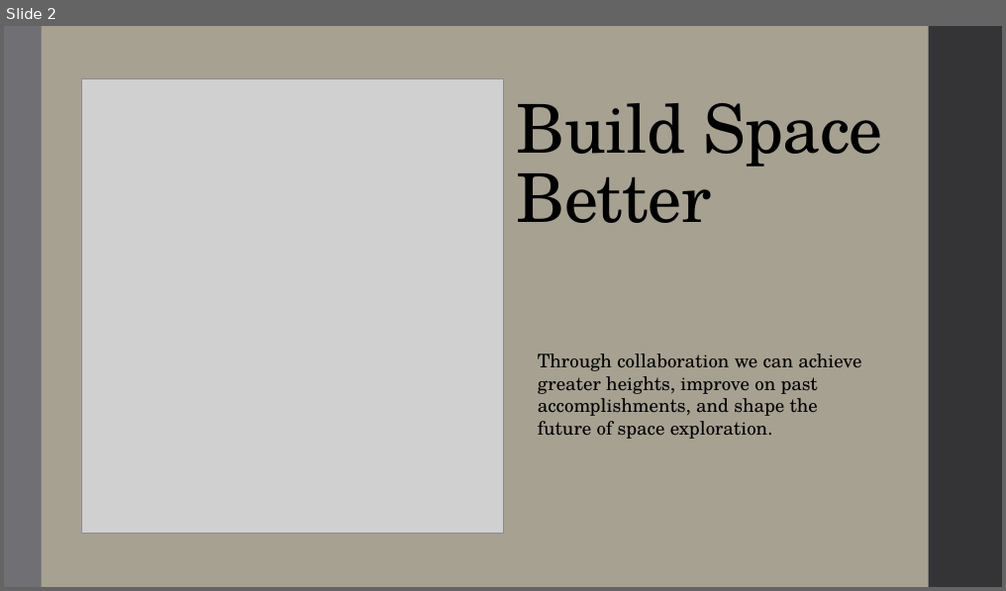
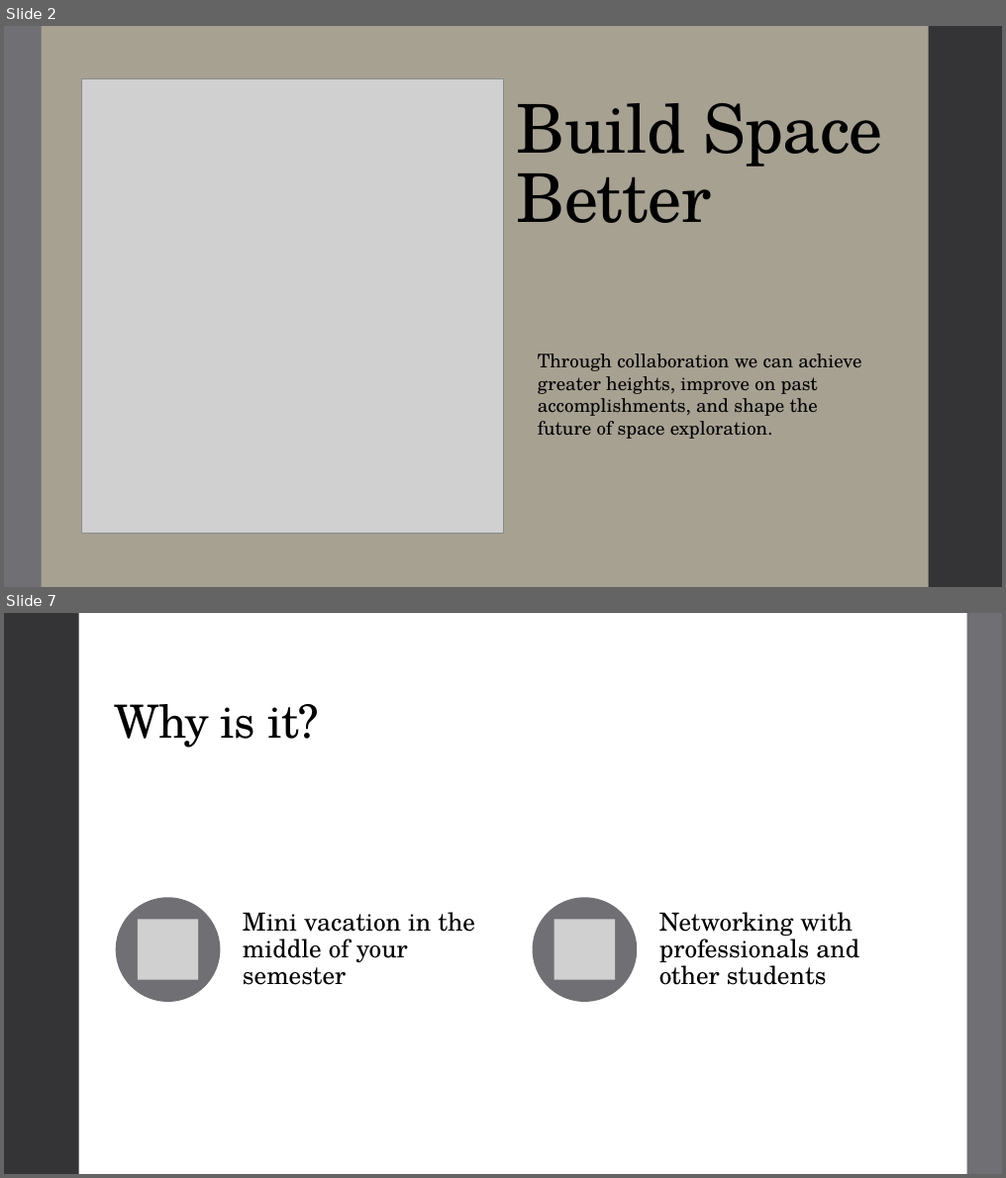
Before and after one commit to Maeswoon/UNHSEDS, a slide deck: Reports and Presentations/Presentations/Space Vision 2018.pptx. Shown one above the other, each under a label of ours: slide 2 before the commit, slides 2 and 7 after it; the slides between them are not shown. The pictures are 1006x591 and 1006x1178 pixels, drawn with LibreOffice and Linux fonts; fonts in the diff are those of the drawing; grey boxes stand for pictures. Boxes give left, top, right and bottom in pixels: in the first picture for what was removed or moved away, otherwise in the second. Text is boxed around its words. In the diff, an @@ line names an element or a change of style, - is before the commit and + after.

```diff
--- a/Reports and Presentations/Presentations/Space Vision 2018.pptx
+++ b/Reports and Presentations/Presentations/Space Vision 2018.pptx
@@ slide 7 added at <box>4,613,1002,1174</box>, background #FFFFFF; not listed: 1 template element that a slide beside it also shows @@
@@ rectangle added at <box>4,613,1002,1174</box>, fill #FFFFFF @@
@@ rectangle added at <box>4,613,79,1174</box>, fill #353537 @@
@@ rectangle added at <box>966,613,1002,1174</box>, fill #6F6F74 @@
@@ title added at <box>115,704,319,748</box>, 44 pt, text #000000 @@
+Why is it?
@@ group added at <box>116,897,859,1002</box>: 2 ellipses, 2 pictures, 2 texts @@
+Mini vacation in the middle of your semester
+Networking with professionals and other students
```
Also in this commit, not shown: 3 slides changed, 2 other slides added.
